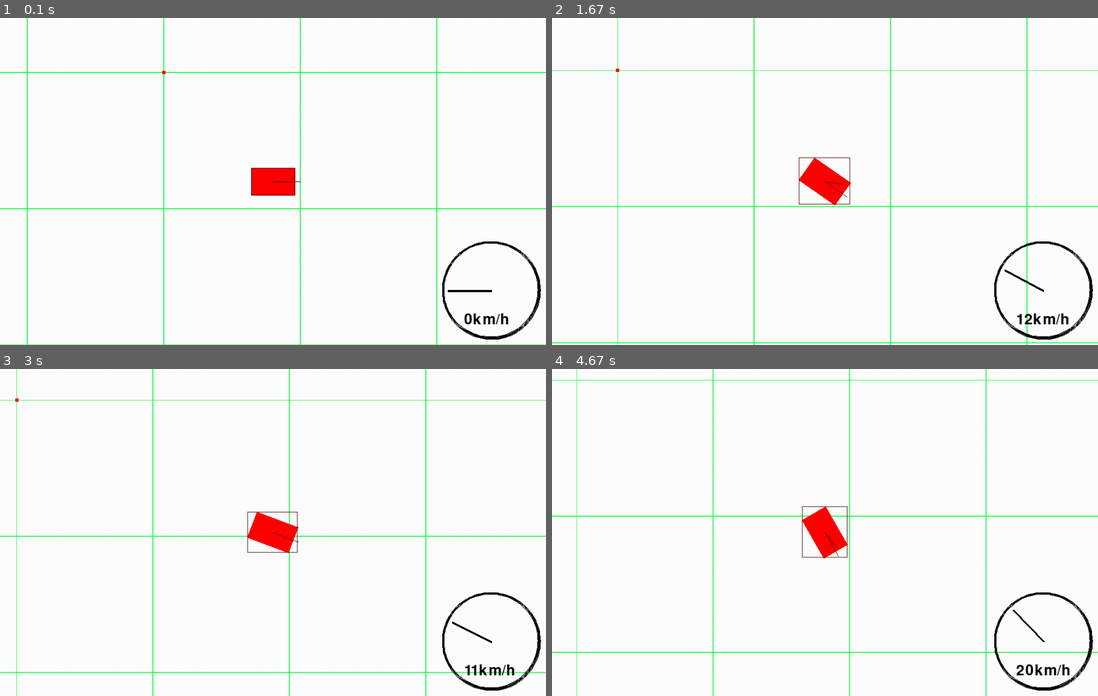
Above: before the commit, frames 1-4 (two rows, left to right).
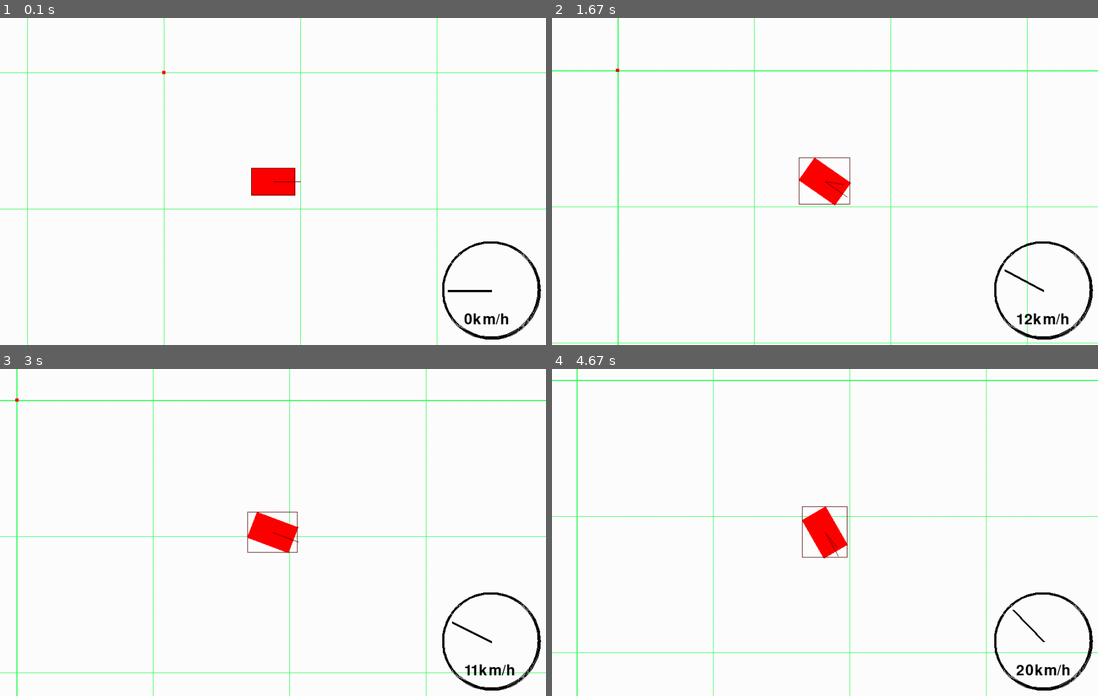
Above: after the commit, the same moments.

Repository: Xseis/Another-Pygame-Project
Game: pygame game, started from main.py
Two runs of this game, one before a commit and one after it. Both use one fixed random seed, a clock stepped at 60 frames per second and the inputs below.
Inputs:
- Up to frame 1 (0.1 s): no input
- Up to frame 2 (1.67 s): hold W 0.83-1.3 s; hold D from 1.33 s (still down)
- Up to frame 3 (3 s): release D at 1.8 s; hold A 1.83-2.37 s; hold A 2.4-2.8 s; hold W from 2.83 s (still down)
- Up to frame 4 (4.67 s): release W at 3.2 s; hold D 3.23-3.87 s; tap Space at 3.3, 3.6, 3.97, 4.27, 4.47 s; hold A 3.9-4.37 s; hold D from 4.4 s (still down)

The runs differ from the first frame. In frame 1, 1.0% of the frame differs, in the area x 0-100%, y 0-100%; in frame 2, 1.5%; in frame 3, 1.3%; in frame 4, 1.4%.

Commit message:
Collisions using SAT implemented

Diff:
--- a/main.py
+++ b/main.py
@@ -57,7 +57,74 @@
             return
         chunks = self.grid.query(self)
         collision_objects = self.grid.get_objects(chunks) - set([self])
-
+        for obj in collision_objects:
+            is_colliding, normal, depth = self.SeparatingAxisTheorem(self, obj)
+            if is_colliding and normal and depth:
+                mtv = (normal[0]*depth, normal[1]*depth)
+                self.x -= mtv[0]
+                self.y -= mtv[1]
+                self.vx *= normal[0] * 0.3
+                self.vy *= normal[1] * 0.3
+
+    def SeparatingAxisTheorem(self, obj1:"PhysicsObjectClass", obj2:"PhysicsObjectClass"):
+        obj1_corners = obj1.get_corners()
+        obj2_corners = obj2.get_corners()
+        axes = []
+
+        # Get axes
+        for corners in (obj1_corners, obj2_corners):
+            for i in range(4):
+                c1 = corners[i]
+                c2 = corners[(i+1) % 4]
+
+                edge_x = c2[0] - c1[0]
+                edge_y = c2[1] - c1[1]
+                axis_x = -edge_y
+                axis_y = edge_x
+
+                length = math.hypot(axis_x, axis_y)
+                axis_x /= length
+                axis_y /= length
+
+                axes.append((axis_x, axis_y))
+
+        smallest_overlap = float("inf")
+
+        for axis_x, axis_y in axes:
+            min_a = max_a = obj1_corners[0][0] * axis_x + obj1_corners[0][1] * axis_y
+            for x, y in obj1_corners[1:]:
+                proj = x * axis_x + y * axis_y
+                min_a = min(min_a, proj)
+                max_a = max(max_a, proj)
+            min_b = max_b = obj2_corners[0][0] * axis_x + obj2_corners[0][1] * axis_y
+            for x, y in obj2_corners[1:]:
+                proj = x * axis_x + y * axis_y
+                min_b = min(min_b, proj)
+                max_b = max(max_b, proj)
+
+            overlap = min(max_a, max_b) - max(min_a, min_b)
+            if overlap <= 0:
+                return False, None, 0
+            if overlap < smallest_overlap:
+                smallest_overlap = overlap
+                smallest_axis = (axis_x, axis_y)
+
+        # Centers
+        center_a = (
+            sum(x for x, y in obj1_corners) / len(obj1_corners),
+            sum(y for x, y in obj1_corners) / len(obj1_corners)
+        )
+        center_b = (
+            sum(x for x, y in obj2_corners) / len(obj2_corners),
+            sum(y for x, y in obj2_corners) / len(obj2_corners)
+        )
+        dir_x = center_b[0] - center_a[0]
+        dir_y = center_b[1] - center_a[1]
+
+        if dir_x * smallest_axis[0] + dir_y * smallest_axis[1] < 0:
+            smallest_axis = (-smallest_axis[0], -smallest_axis[1])
+
+        return True, smallest_axis, smallest_overlap
 
     def tick(self, dt):
         if self.is_static:
@@ -72,7 +139,10 @@
             self.grid.update_chunks(self)
 
         # Collision check
-        self.resolve_collision()
+        # SAT (Separating Axis Theorem) also pushes objects away from each other
+        # when a collision occurs.
+        if self.can_collide:
+            self.resolve_collision()
 
         # Drag
         self.vx *= self.drag ** dt
@@ -278,8 +348,8 @@
                     dx, dy = x-gridw//2, y-gridh//2
                     pygame.draw.rect(self.win, (50, 255, 90), (self.WIDTH/2+dx*self.grid.grid_size*self.camera.zoom-(self.camera.x%(self.grid.grid_size)*self.camera.zoom),
                                                         self.HEIGHT/2+dy*self.grid.grid_size*self.camera.zoom-(self.camera.y%(self.grid.grid_size)*self.camera.zoom),
-                                                        self.grid.grid_size*self.camera.zoom,
-                                                        self.grid.grid_size*self.camera.zoom), 1)
+                                                        self.grid.grid_size*self.camera.zoom+1,
+                                                        self.grid.grid_size*self.camera.zoom+1), 1)
             for obj in self.objects:
                 corners = [self.camera.cam_space(dx, dy) for dx, dy in obj.get_corners()]
                 pygame.draw.polygon(self.win, (255, 0, 0), corners)
